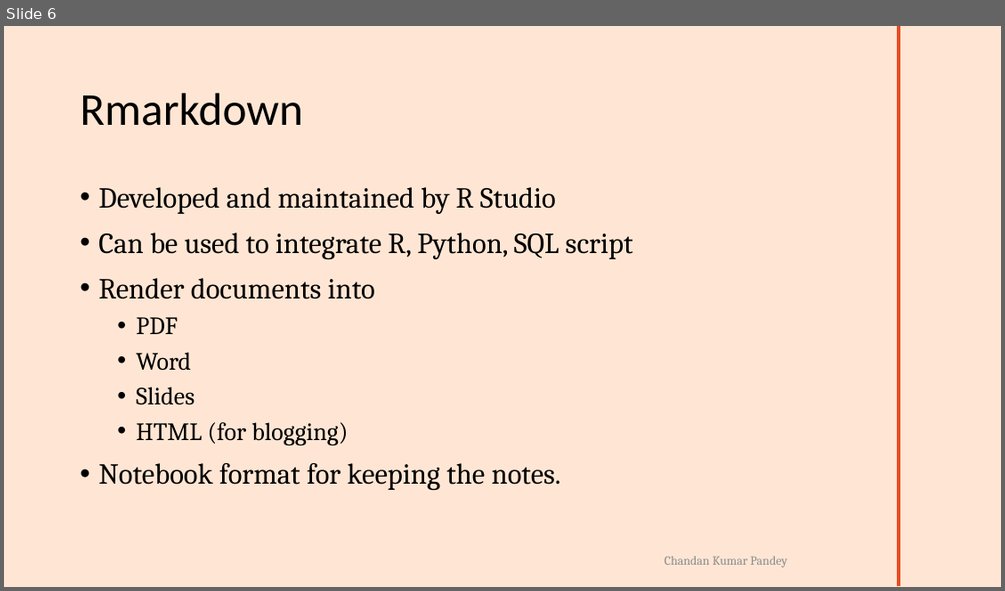
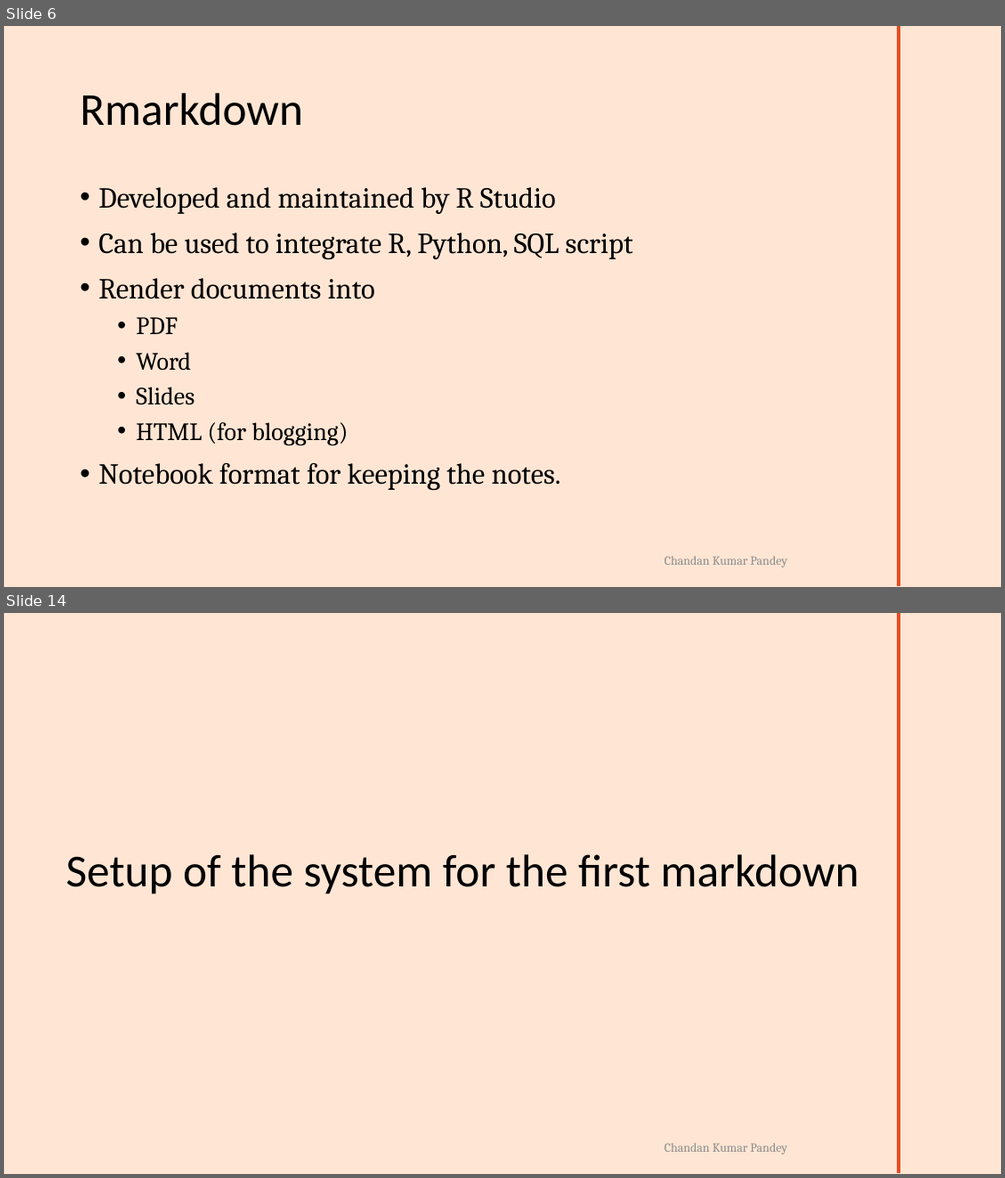
Before and after one commit to ckp1990/Rmark-SCCS-BLR-2023, a slide deck: SCCS-2023-Rmarkdown-workshop.pptx. Shown one above the other, each under a label of ours: slide 6 before the commit, slides 6 and 14 after it; the slides between them are not shown. The pictures are 1005x591 and 1005x1178 pixels, drawn with LibreOffice and Linux fonts; fonts in the diff are those of the drawing; background and template pictures are left out. Boxes give left, top, right and bottom in pixels: in the first picture for what was removed or moved away, otherwise in the second. Text is boxed around its words. In the diff, an @@ line names an element or a change of style, - is before the commit and + after.

```diff
--- a/SCCS-2023-Rmarkdown-workshop.pptx
+++ b/SCCS-2023-Rmarkdown-workshop.pptx
@@ slide 14 added at [4,613,1001,1174], background #FFE6D4; not listed: 2 template elements that a slide beside it also shows @@
@@ title added at [66,854,859,894], 44 pt, text #000000 @@
+Setup of the system for the first markdown
```
Also in this commit, not shown: 1 slide changed, 7 other slides added, 1 slide removed, 6 other files.
